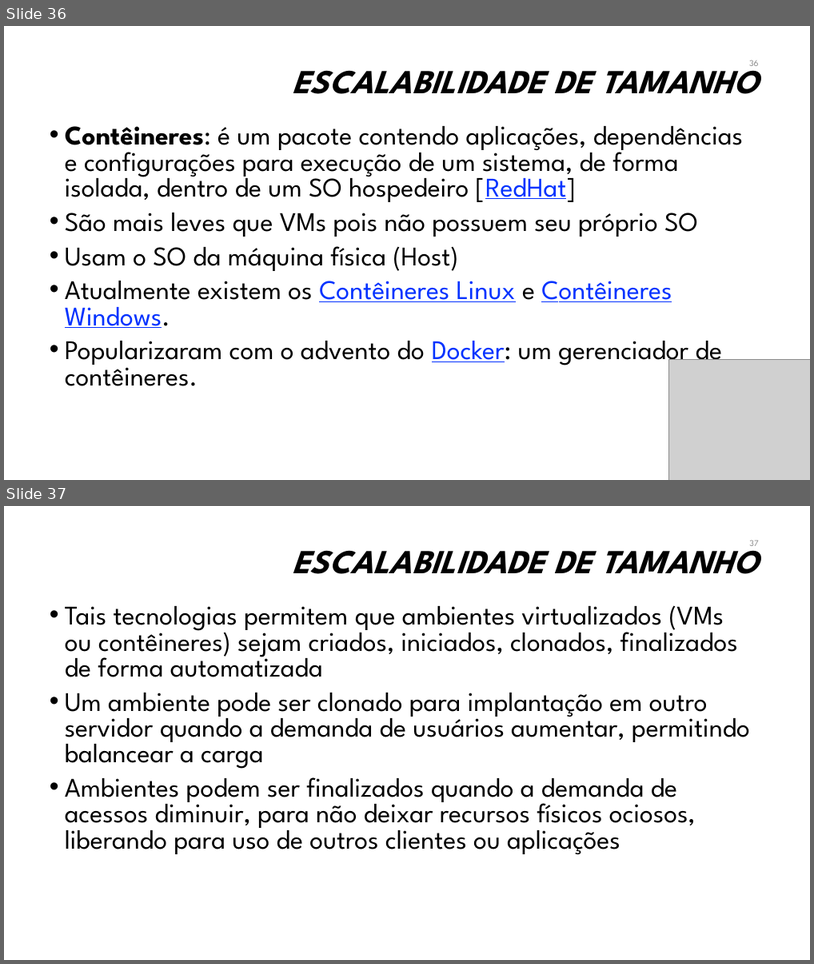
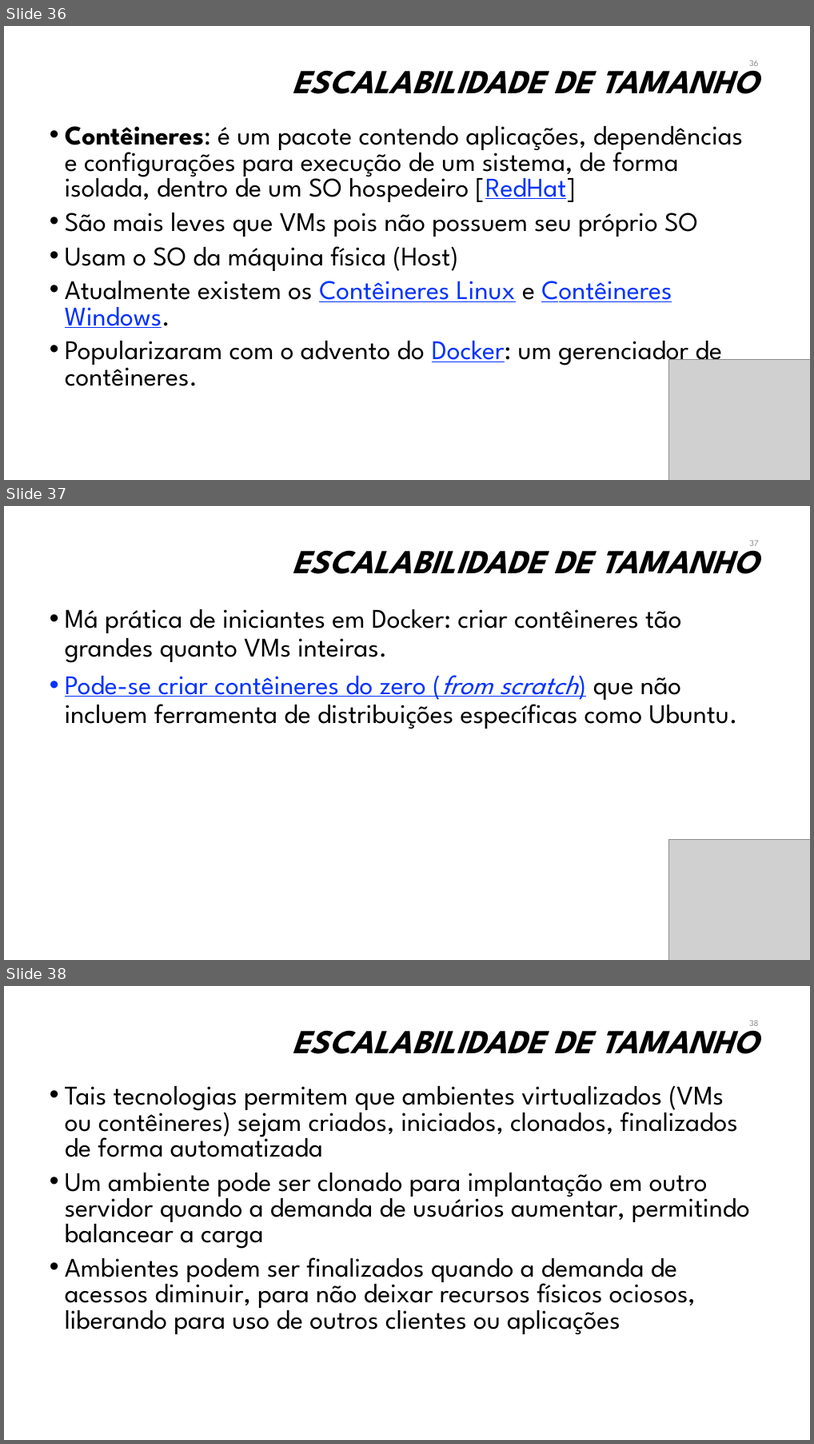
Before and after one commit to manoelcampos/sistemas-distribuidos, a slide deck: introducao-sd.pptx. Shown one above the other, each under a label of ours: slides 36 and 37 before the commit, slides 36, 37 and 38 after it. The pictures are 814x964 and 814x1444 pixels, drawn with LibreOffice and Linux fonts; fonts in the diff are those of the drawing; grey boxes stand for pictures; background and template pictures are left out. Boxes give left, top, right and bottom in pixels: in the first picture for what was removed or moved away, otherwise in the second. Text is boxed around its words. In the diff, an @@ line names an element or a change of style, - is before the commit and + after.

```diff
--- a/introducao-sd.pptx
+++ b/introducao-sd.pptx
@@ slide 37 added at box(4, 506, 810, 960), background #FFFFFF @@
@@ title added at box(292, 540, 758, 574), 40 pt, text #000000, bold, italic @@
+ESCALABILIDADE DE TAMANHO
@@ page number added at box(750, 540, 758, 546), 10.5 pt, text #8C8C8C @@
+37
@@ text added at box(65, 609, 738, 728), 32 pt, text #000000 @@
+• Má prática de iniciantes em Docker: criar contêineres tão grandes quanto VMs inteiras.
+• Pode-se criar contêineres do zero (from scratch) que não incluem ferramenta de distribuições específicas como Ubuntu.
@@ picture added at box(670, 840, 810, 960) @@
@@ what was slide 37 is now slide 38 @@
@@ page number at box(750, 1020, 759, 1026): text changed @@
-37
+38
```
Also in this commit, not shown: 5 slides changed, 1 other file.
